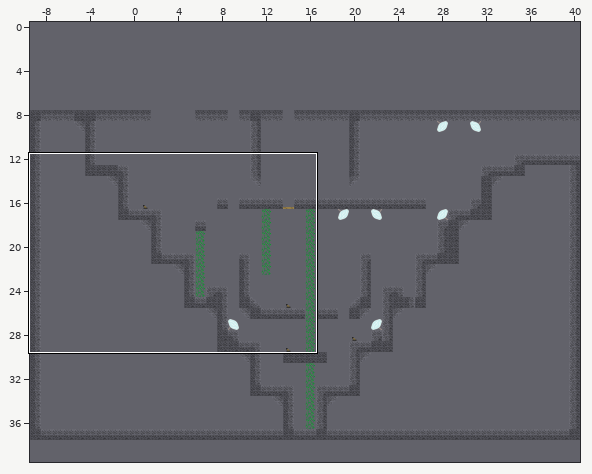
A Tiled map gets an edit: android/assets/level9.tmx. Above, an overview of the earlier version with the close-up marked.
Close-up. Earlier state:
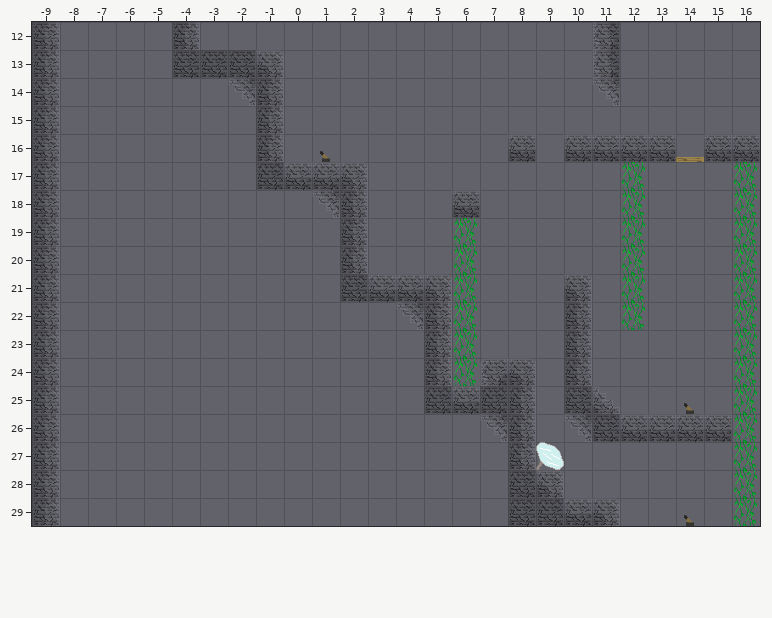
Cells are 32x32 px. Shown: x -9..16, y 12..29. The commit also changed other parts of the map, which this record leaves out. The old version is drawn lined up with the new one.
New version:
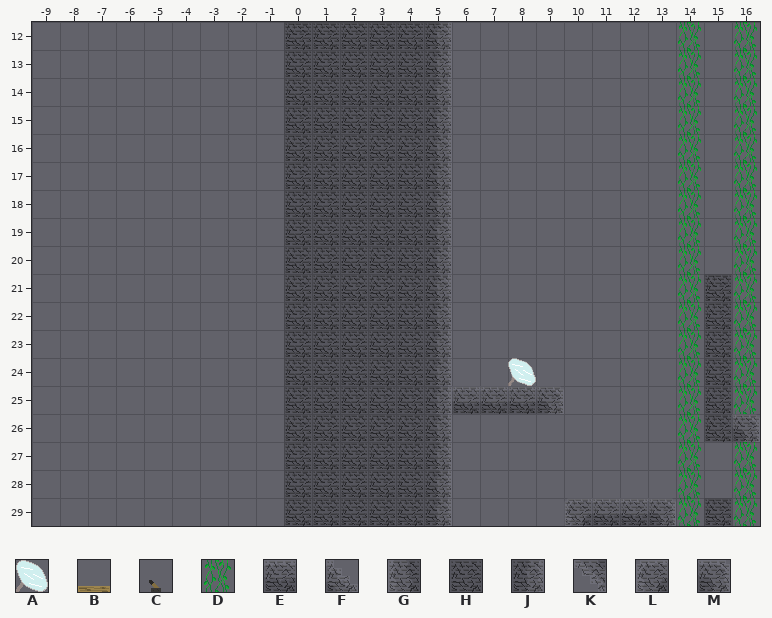
Key: from "objects": A 32, B 40, C 43, D 48; from "tileset": E 1, F 2, G 4, H 5, J 6, K 8, L 12, M 13.
_ is an empty cell.
Objects are placed by their top-left corner, in cells (3,4 is the top-left corner of cell 3,4); size is 1x1 cell unless given.
Diff:
{"change": "map size 50x30 -> 30x40 cells (old content now starts at -9,8; both pictures use the new coordinates)"}
{"where": "layer \"Kachelebene 1\""}
{"y":12,"x":-9,"old":"J","new":"_"}
{"y":12,"x":-4,"old":"J","new":"_"}
{"y":12,"x":0,"old":"______","new":"HHHHHJ"}
{"y":12,"x":11,"old":"G","new":"_"}
{"y":12,"x":14,"old":"_","new":"D"}
{"y":12,"x":16,"old":"_","new":"D"}
{"y":13,"x":-9,"old":"J","new":"_"}
{"y":13,"x":-4,"old":"HHHM______","new":"____HHHHHJ"}
{"y":13,"x":11,"old":"G","new":"_"}
{"y":13,"x":14,"old":"_","new":"D"}
{"y":13,"x":16,"old":"_","new":"D"}
{"y":14,"x":-9,"old":"J","new":"_"}
{"y":14,"x":-2,"old":"KJ______","new":"__HHHHHJ"}
{"y":14,"x":11,"old":"K","new":"_"}
{"y":14,"x":14,"old":"_","new":"D"}
{"y":14,"x":16,"old":"_","new":"D"}
{"y":15,"x":-9,"old":"J","new":"_"}
{"y":15,"x":-1,"old":"J______","new":"_HHHHHJ"}
{"y":15,"x":14,"old":"_","new":"D"}
{"y":15,"x":16,"old":"_","new":"D"}
{"y":16,"x":-9,"old":"J","new":"_"}
{"y":16,"x":-1,"old":"J_C____","new":"_HHHHHJ"}
{"y":16,"x":8,"old":"E","new":"_"}
{"y":16,"x":10,"old":"EEEEBEE","new":"____D_D"}
{"y":17,"x":-9,"old":"J","new":"_"}
{"y":17,"x":-1,"old":"HEEM___","new":"_HHHHHJ"}
{"y":17,"x":12,"old":"D","new":"_"}
{"y":17,"x":14,"old":"_","new":"D"}
{"y":18,"x":-9,"old":"J","new":"_"}
{"y":18,"x":0,"old":"_KJ___E","new":"HHHHHJ_"}
{"y":18,"x":12,"old":"D","new":"_"}
{"y":18,"x":14,"old":"_","new":"D"}
{"y":19,"x":-9,"old":"J","new":"_"}
{"y":19,"x":0,"old":"__J___D","new":"HHHHHJ_"}
{"y":19,"x":12,"old":"D","new":"_"}
{"y":19,"x":14,"old":"_","new":"D"}
{"y":20,"x":-9,"old":"J","new":"_"}
{"y":20,"x":0,"old":"__J___D","new":"HHHHHJ_"}
{"y":20,"x":12,"old":"D","new":"_"}
{"y":20,"x":14,"old":"_","new":"D"}
{"y":21,"x":-9,"old":"J","new":"_"}
{"y":21,"x":0,"old":"__","new":"HH"}
{"y":21,"x":3,"old":"EEMD","new":"HHJ_"}
{"y":21,"x":10,"old":"M","new":"_"}
{"y":21,"x":12,"old":"D","new":"_"}
{"y":21,"x":14,"old":"__","new":"DH"}
{"y":22,"x":-9,"old":"J","new":"_"}
{"y":22,"x":0,"old":"____K","new":"HHHHH"}
{"y":22,"x":6,"old":"D","new":"_"}
{"y":22,"x":10,"old":"J","new":"_"}
{"y":22,"x":12,"old":"D","new":"_"}
{"y":22,"x":14,"old":"__","new":"DH"}
{"y":23,"x":-9,"old":"J","new":"_"}
{"y":23,"x":0,"old":"_____","new":"HHHHH"}
{"y":23,"x":6,"old":"D","new":"_"}
{"y":23,"x":10,"old":"J","new":"_"}
{"y":23,"x":14,"old":"__","new":"DH"}
{"y":24,"x":-9,"old":"J","new":"_"}
{"y":24,"x":0,"old":"_____","new":"HHHHH"}
{"y":24,"x":6,"old":"DLM","new":"__A"}
{"y":24,"x":10,"old":"J","new":"_"}
{"y":24,"x":14,"old":"__","new":"DH"}
{"y":25,"x":-9,"old":"J","new":"_"}
{"y":25,"x":0,"old":"_____H","new":"HHHHHJ"}
{"y":25,"x":7,"old":"HJ_HF","new":"EEM__"}
{"y":25,"x":14,"old":"C_","new":"DH"}
{"y":26,"x":-9,"old":"J","new":"_"}
{"y":26,"x":0,"old":"______","new":"HHHHHJ"}
{"y":26,"x":7,"old":"KJ","new":"__"}
{"y":26,"x":10,"old":"KHEEEED","new":"____DHM"}
{"y":27,"x":-9,"old":"J","new":"_"}
{"y":27,"x":0,"old":"______","new":"HHHHHJ"}
{"y":27,"x":8,"old":"JA","new":"__"}
{"y":27,"x":14,"old":"_","new":"D"}
{"y":28,"x":-9,"old":"J","new":"_"}
{"y":28,"x":0,"old":"______","new":"HHHHHJ"}
{"y":28,"x":8,"old":"HM","new":"__"}
{"y":28,"x":14,"old":"_","new":"D"}
{"y":29,"x":-9,"old":"J","new":"_"}
{"y":29,"x":0,"old":"______","new":"HHHHHJ"}
{"y":29,"x":8,"old":"HHEM__C_","new":"__LEEMDH"}
{"where": "layer \"objectLayer\""}
{"was": "C at 14,29", "now": "outside this view"}
{"was": "C at 14,25", "now": "outside this view"}
{"was": "C at 1,16"}
{"label":"removed","picture_box":[32,22,60,526]}
{"label":"changed","picture_box":[172,22,760,526]}
